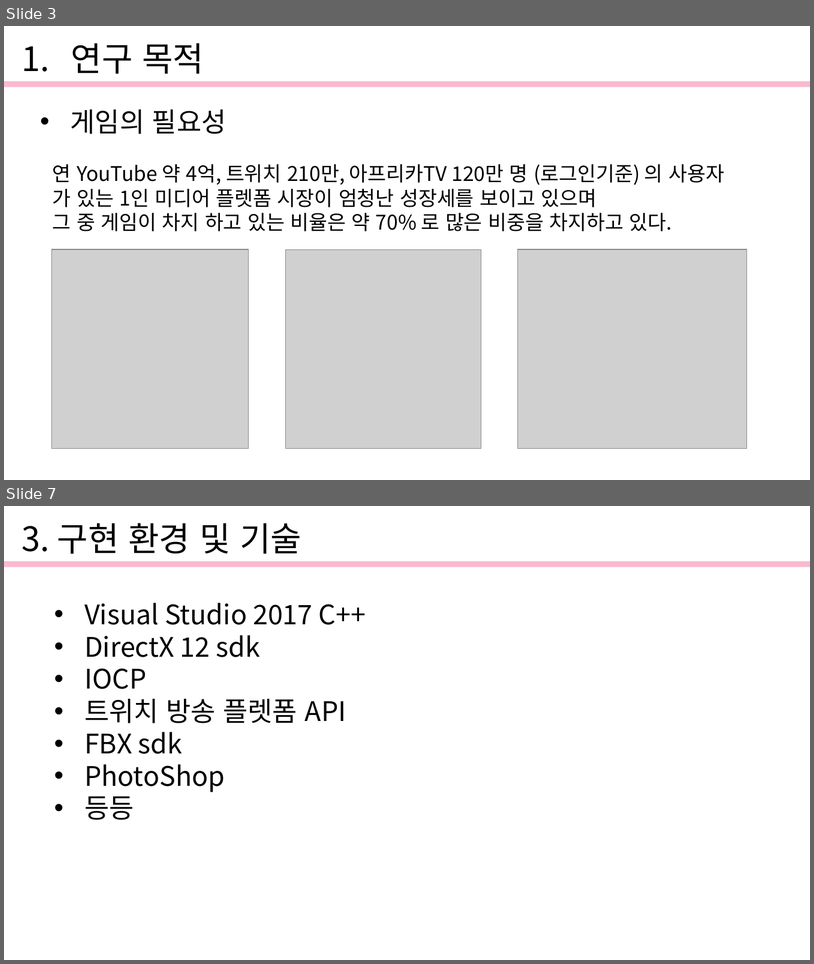
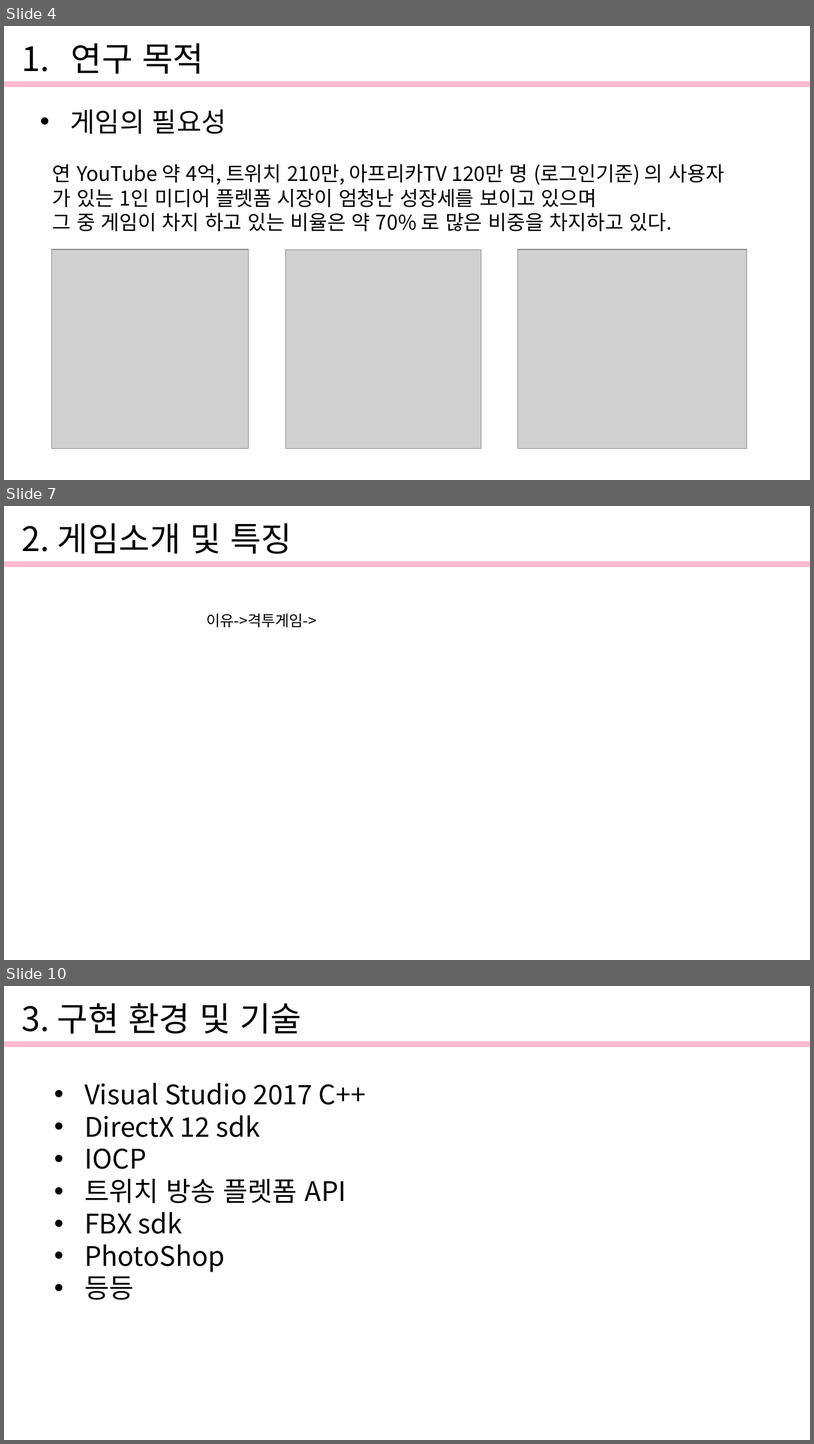
Before and after one commit to gomtange12/Graduation_PJ, a slide deck: Document/발표자료.pptx. Shown one above the other, each under a label of ours: slides 3 and 7 before the commit, slides 4, 7 and 10 after it; the slides between them are not shown. The pictures are 814x964 and 814x1444 pixels, drawn with LibreOffice and Linux fonts; fonts in the diff are those of the drawing; grey boxes stand for pictures. Boxes give left, top, right and bottom in pixels: in the first picture for what was removed or moved away, otherwise in the second. Text is boxed around its words. In the diff, an @@ line names an element or a change of style, - is before the commit and + after.

```diff
--- a/Document/발표자료.pptx
+++ b/Document/발표자료.pptx
@@ slide 7 added at box(4, 506, 810, 960), background #FFFFFF @@
@@ text added at box(22, 523, 292, 554), 40 pt, text #000000 @@
+2. 게임소개 및 특징
@@ freeform shape added at box(4, 562, 810, 567), fill #FABACF @@
@@ text added at box(206, 613, 317, 627), 18 pt, text #000000 @@
+이유->격투게임->
@@ what was slide 3 is now slide 4 @@
@@ what was slide 7 is now slide 10 @@
```
Also in this commit, not shown: 4 slides changed, 3 other slides added.
